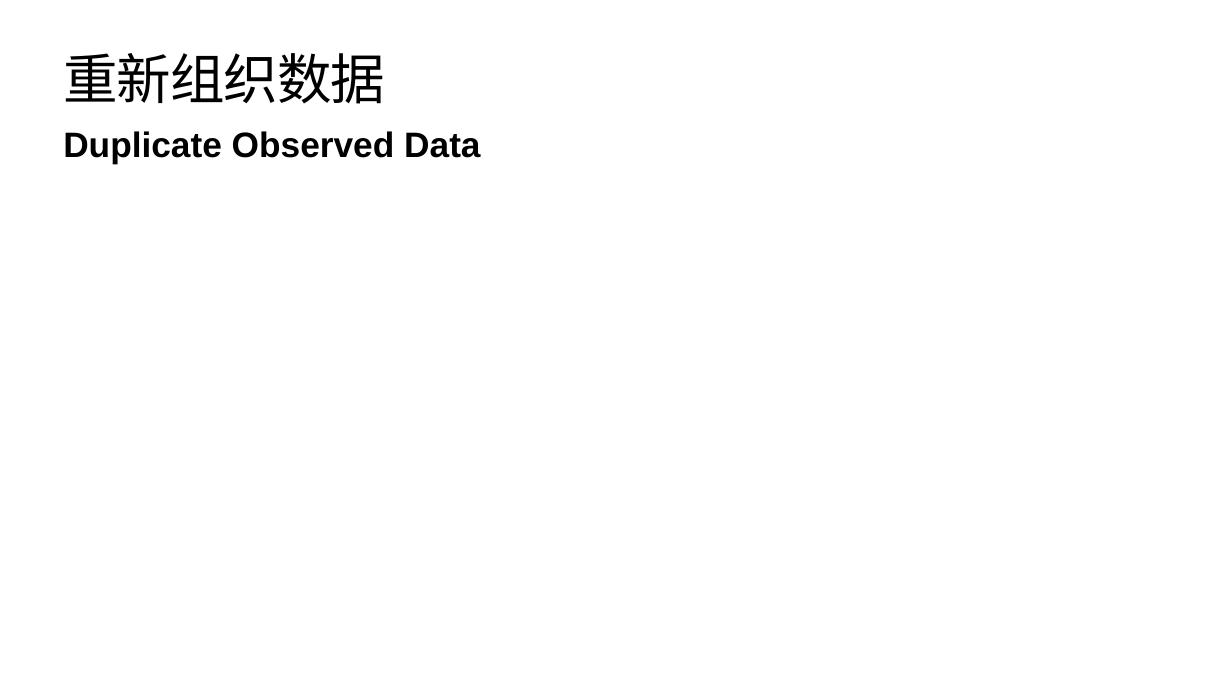
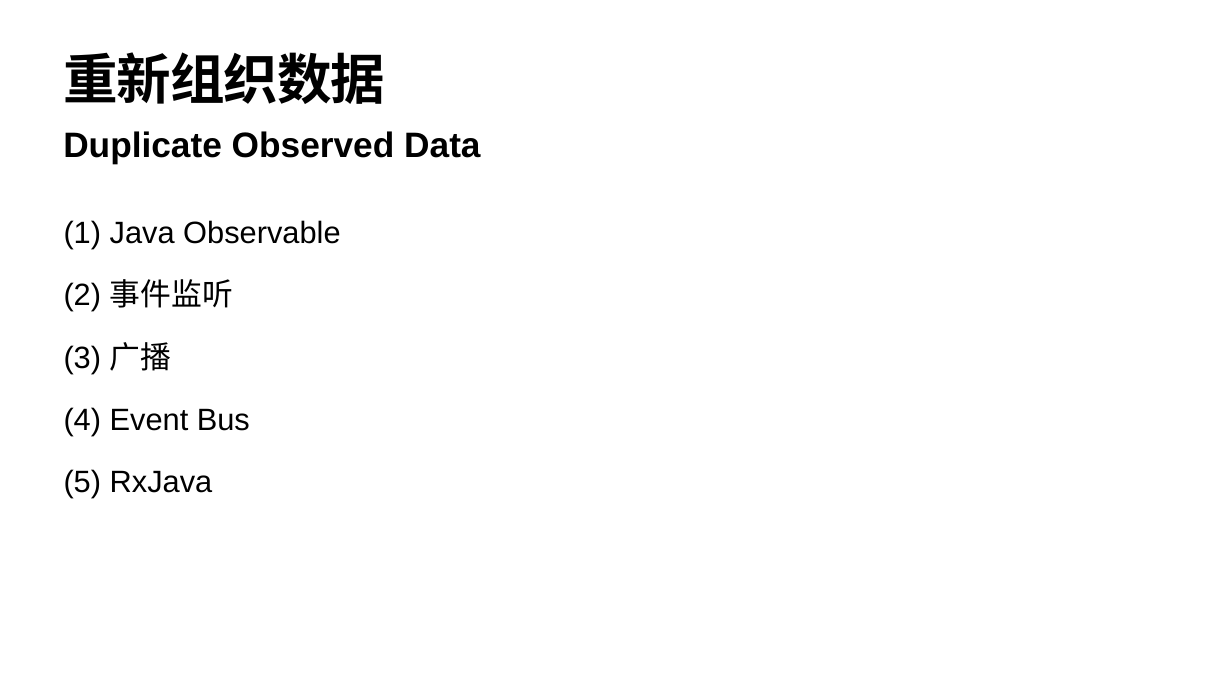
Before and after one commit to YingVickyCao/YingVickyCao.github.io, a slide deck: slide 25 of books/Refactoring/session/Refactoring_2.pptx (slide 27 before the commit). Drawn at 1232x693 pixels with LibreOffice and Linux fonts; fonts in the diff are those of the drawing. Boxes give left, top, right and bottom in pixels: in the first picture for what was removed or moved away, otherwise in the second. Text is boxed around its words. In the diff, an @@ line names an element or a change of style, - is before the commit and + after.

```diff
--- a/books/Refactoring/session/Refactoring_2.pptx
+++ b/books/Refactoring/session/Refactoring_2.pptx
@@ title "重新组织数据" at [64,52,386,104]: bold on @@
@@ text added at [64,220,340,498], 48 pt, text #000000 @@
+(1) Java Observable
+(2) 事件监听
+(3) 广播
+(4) Event Bus
+(5) RxJava
```
Also in this commit, not shown: 54 other slides changed, 1 slide added, 14 slides removed, 2 other files.
